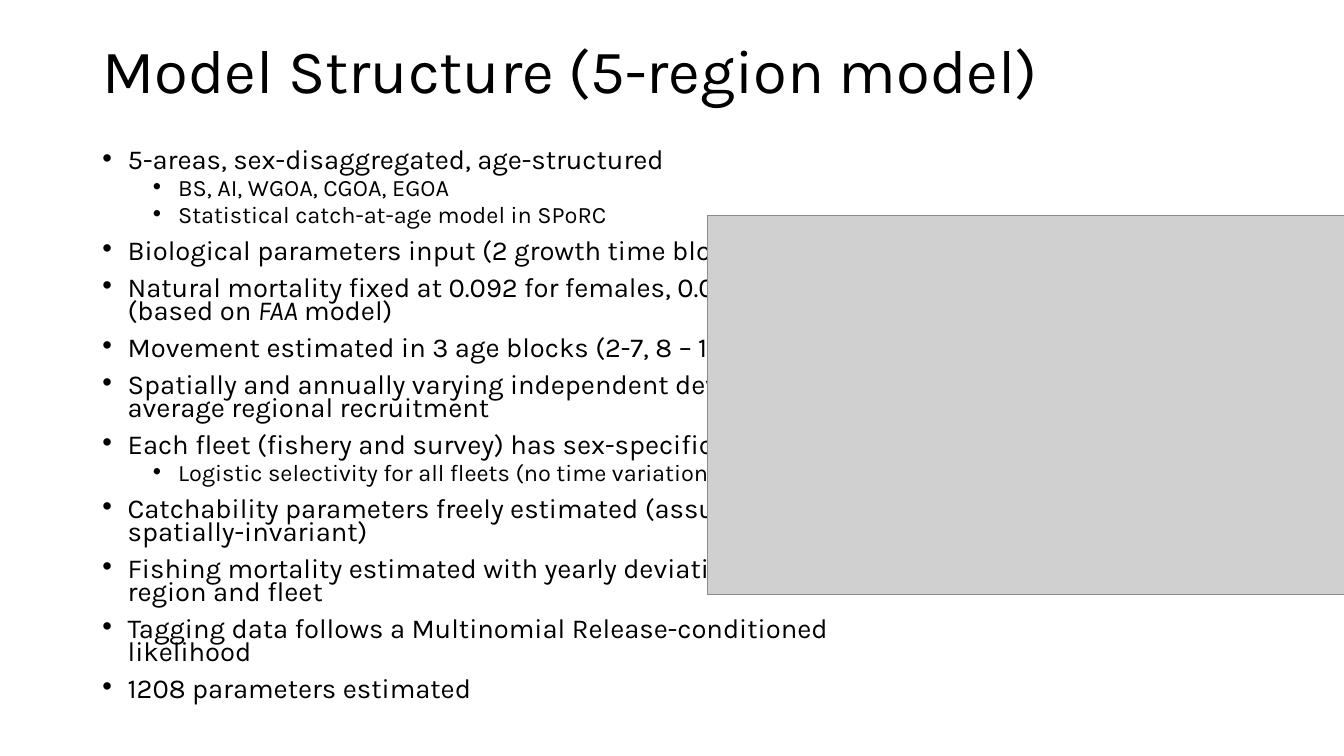
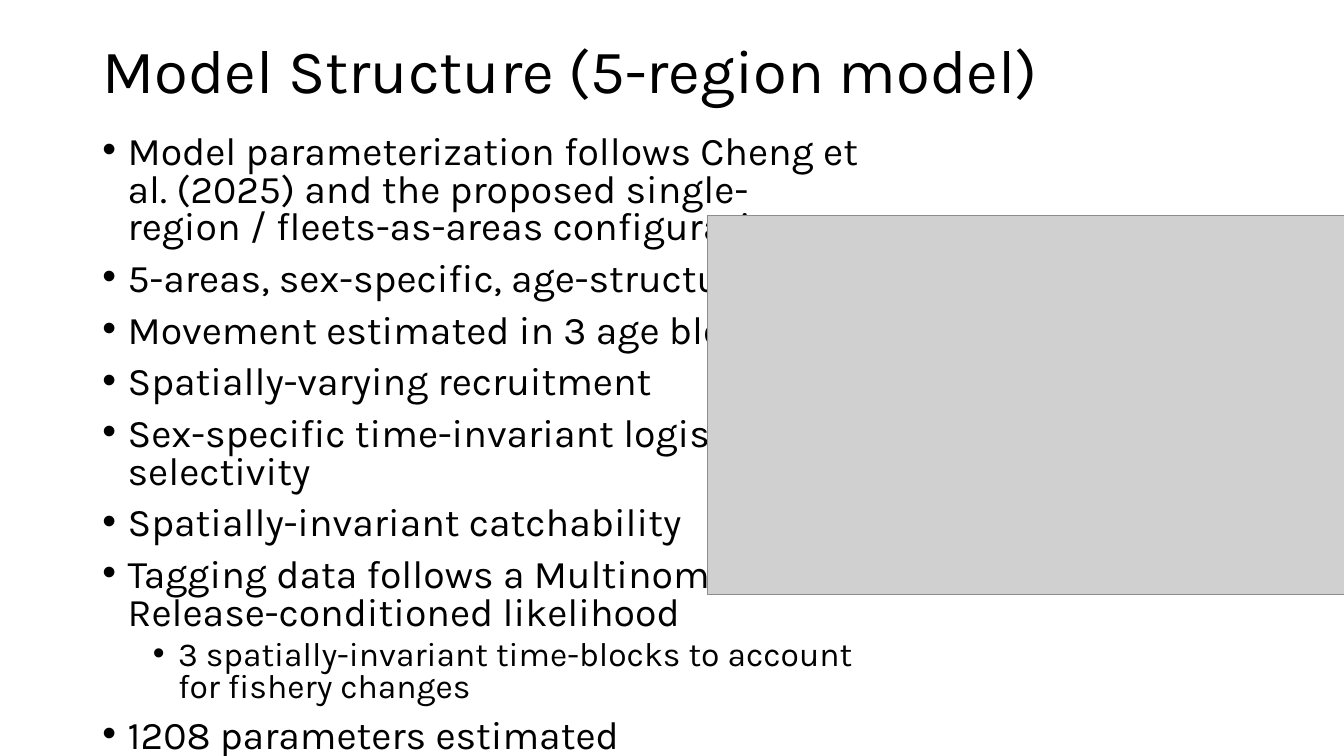
Before and after one commit to dgoethel-noaa/2026_Sablefish_CIE, a slide deck: slide 7 of Presentations/10. spatial_stock_assessment.pptx. Drawn at 1344x756 pixels with LibreOffice and Linux fonts; fonts in the diff are those of the drawing; grey boxes stand for pictures. Boxes give left, top, right and bottom in pixels: in the first picture for what was removed or moved away, otherwise in the second. Text is boxed around its words. In the diff, an @@ line names an element or a change of style, - is before the commit and + after.

```diff
--- a/Presentations/10. spatial_stock_assessment.pptx
+++ b/Presentations/10. spatial_stock_assessment.pptx
@@ text "Model parameterization follows Cheng et ...": place and size @@
-text "Model parameterization follows Cheng et ..." at (128, 150, 828, 705)
+text "Model parameterization follows Cheng et ..." at (128, 138, 858, 756)
@@ text at (128, 138, 858, 546): text changed; size 19.6 to 28 pt @@
-• 5-areas, sex-disaggregated, age-structured
-  • BS, AI, WGOA, CGOA, EGOA
-  • Statistical catch-at-age model in SPoRC
-• Biological parameters input (2 growth time blocks)
-• Natural mortality fixed at 0.092 for females, 0.096 for males (based on FAA model)
-• Movement estimated in 3 age blocks (2-7, 8 – 15, 16-31)
-• Spatially and annually varying independent deviations from average regional recruitment
-• Each fleet (fishery and survey) has sex-specific selectivity
-  • Logistic selectivity for all fleets (no time variation)
-• Catchability parameters freely estimated (assumed spatially-invariant)
-• Fishing mortality estimated with yearly deviations for each region and fleet
+• Model parameterization follows Cheng et al. (2025) and the proposed single-region / fleets-as-areas configurations
+• 5-areas, sex-specific, age-structured
+• Movement estimated in 3 age blocks
+• Spatially-varying recruitment
+• Sex-specific time-invariant logistic selectivity
+• Spatially-invariant catchability
@@ text at (128, 553, 754, 756): size 19.6 to 28 pt in "Tagging data follows a Multinomial Release-conditioned likel ...", "1208 parameters estimated"; line spacing 0.7 to 0.8 @@
@@ text at (178, 643, 853, 707): paragraph added @@
+  • 3 spatially-invariant time-blocks to account for fishery changes
```
Also in this commit, not shown: 8 other slides changed, 3 slides added, 8 other files.
